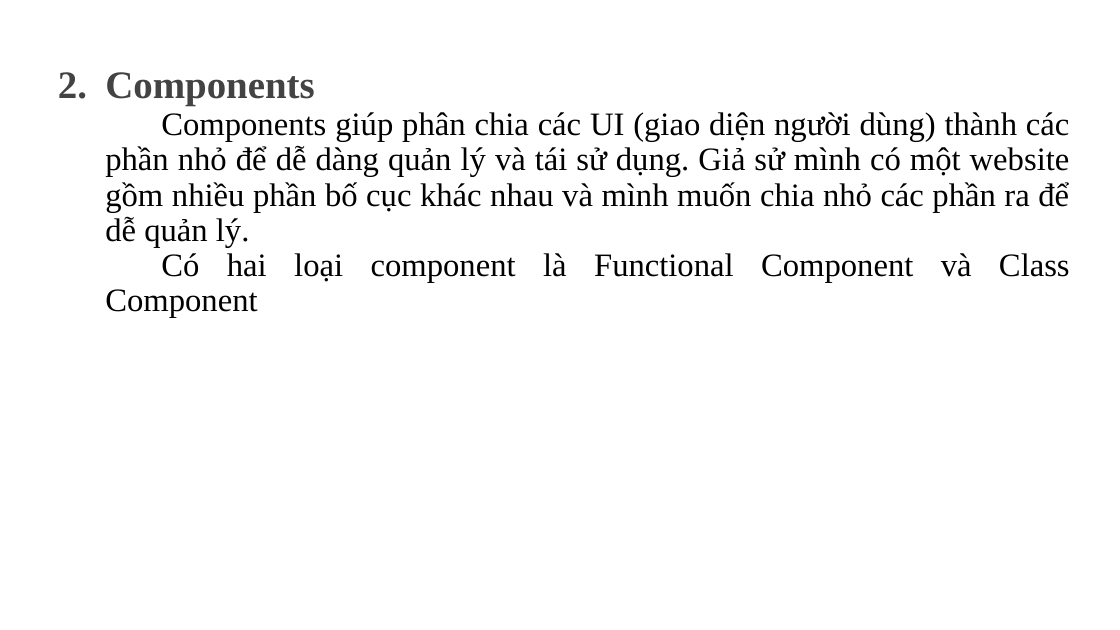
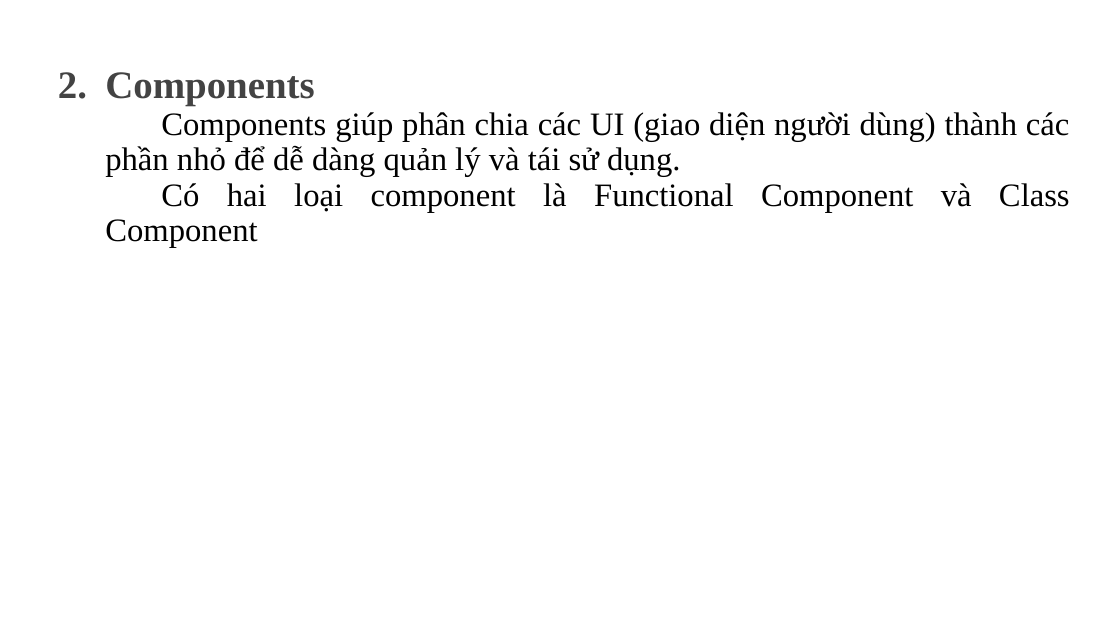
Before and after one commit to AlE-dip/ReactJS_News, a slide deck: slide 7 of documents/slide_báo_cáo.pptx. Drawn at 1120x630 pixels with LibreOffice and Linux fonts; fonts in the diff are those of the drawing. Boxes give left, top, right and bottom in pixels: in the first picture for what was removed or moved away, otherwise in the second. Text is boxed around its words. In the diff, an @@ line names an element or a change of style, - is before the commit and + after.

```diff
--- a/documents/slide_báo_cáo.pptx
+++ b/documents/slide_báo_cáo.pptx
@@ subtitle at [105,112,1069,177]: text changed @@
-Components giúp phân chia các UI (giao diện người dùng) thành các phần nhỏ để dễ dàng quản lý và tái sử dụng. Giả sử mình có một website gồm nhiều phần bố cục khác nhau và mình muốn chia nhỏ các phần ra để dễ quản lý.
+Components giúp phân chia các UI (giao diện người dùng) thành các phần nhỏ để dễ dàng quản lý và tái sử dụng.
```
Also in this commit, not shown: 4 other slides changed.
